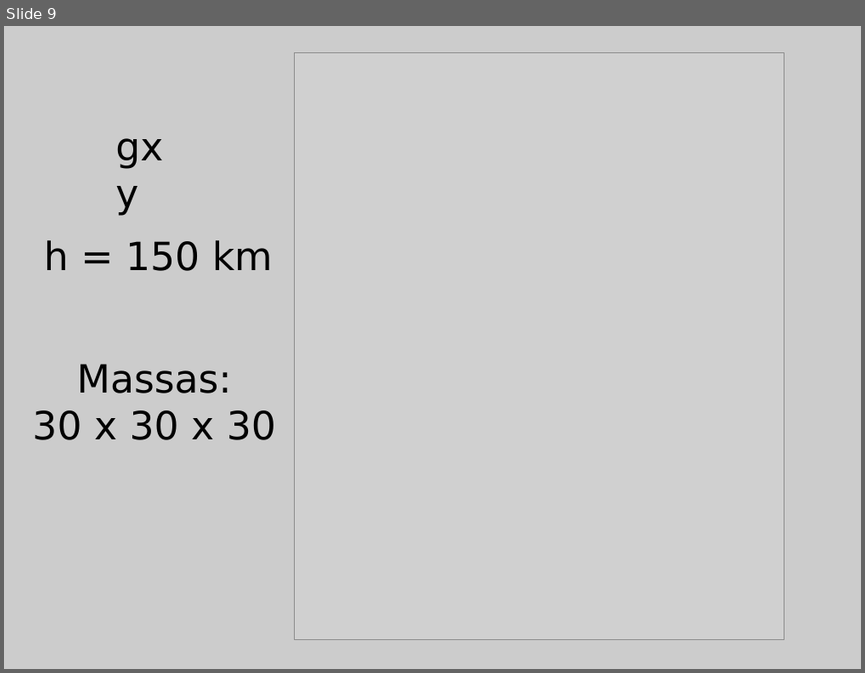
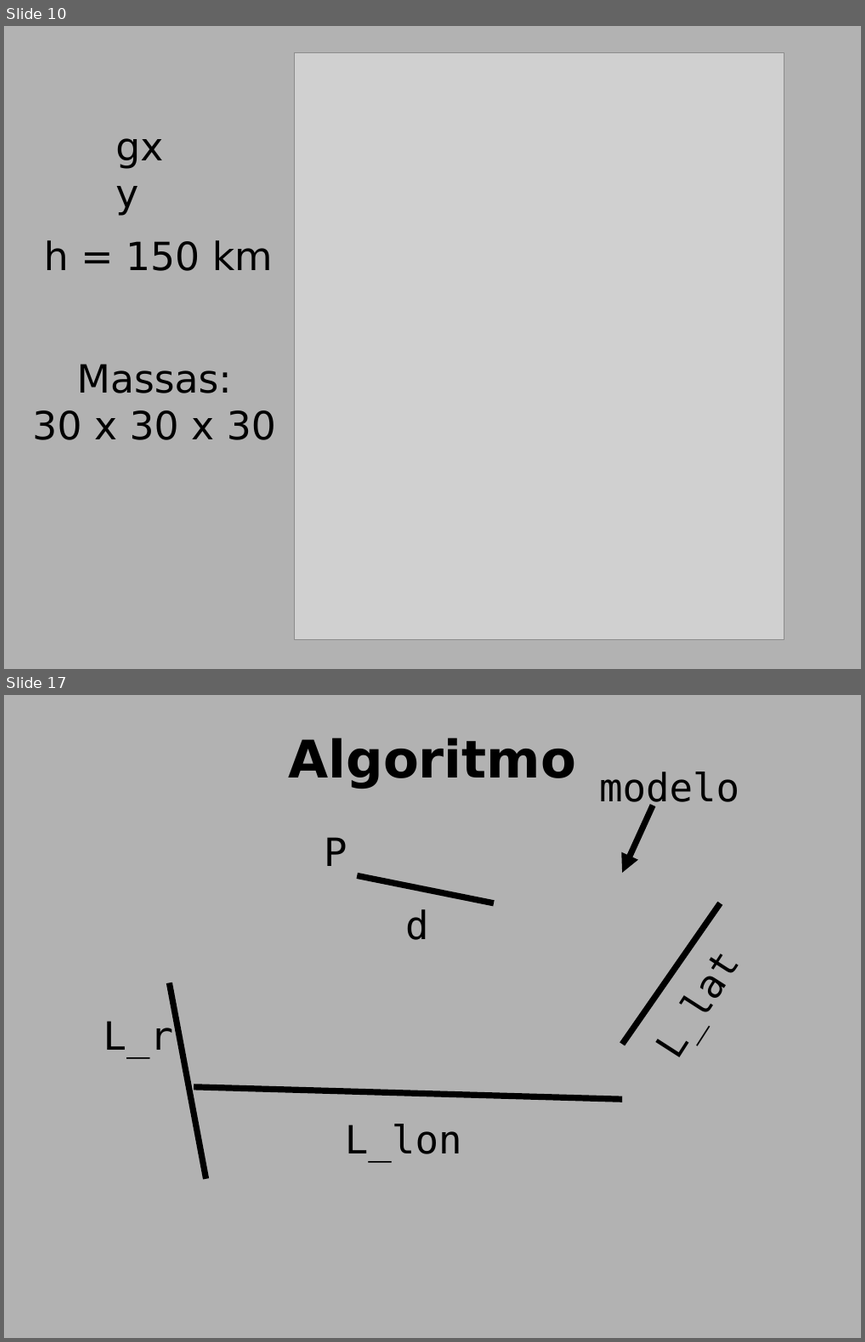
Before and after one commit to leouieda/seminario-on-2014, a slide deck: slides.odp. Shown one above the other, each under a label of ours: slide 9 before the commit, slides 10 and 17 after it; the slides between them are not shown. The pictures are 865x673 and 865x1342 pixels, drawn with LibreOffice and Linux fonts; fonts in the diff are those of the drawing; grey boxes stand for pictures; background and template pictures are left out. Boxes give left, top, right and bottom in pixels: in the first picture for what was removed or moved away, otherwise in the second. Text is boxed around its words. In the diff, an @@ line names an element or a change of style, - is before the commit and + after.

```diff
--- a/slides.odp
+++ b/slides.odp
@@ slide 17 added at (4, 695, 861, 1338), background picture (left out) @@
@@ title added at (288, 737, 576, 788), 48 pt, text #000000, bold @@
+Algoritmo
@@ text added at (599, 771, 739, 810), 36 pt, text #000000 @@
+modelo
@@ arrow added from (653, 805) to (622, 873), #000000 5.67 pt @@
@@ text added at (324, 837, 347, 866), 36 pt, text #000000 @@
+P
@@ line added from (357, 875) to (494, 903), #000000 5.67 pt @@
@@ text added at (405, 909, 429, 940), 36 pt, text #000000 @@
+d
@@ line added from (622, 1044) to (720, 903), #000000 5.67 pt @@
@@ line added from (206, 1179) to (170, 982), #000000 5.67 pt @@
@@ text added at (103, 1018, 174, 1058), 36 pt, text #000000 @@
+L_r
@@ text added at (641, 1038, 698, 1057), 36 pt, text #000000 @@
+L_lat
@@ line added from (194, 1087) to (622, 1100), #000000 5.67 pt @@
@@ text added at (345, 1123, 462, 1162), 36 pt, text #000000 @@
+L_lon
@@ what was slide 9 is now slide 10 @@
@@ slide 10 changed as well @@
@@ background #CCCCCC to #B2B2B2 @@
```
Also in this commit, not shown: 6 other slides changed, 24 other slides added, 1 slide removed, 1 other file.
